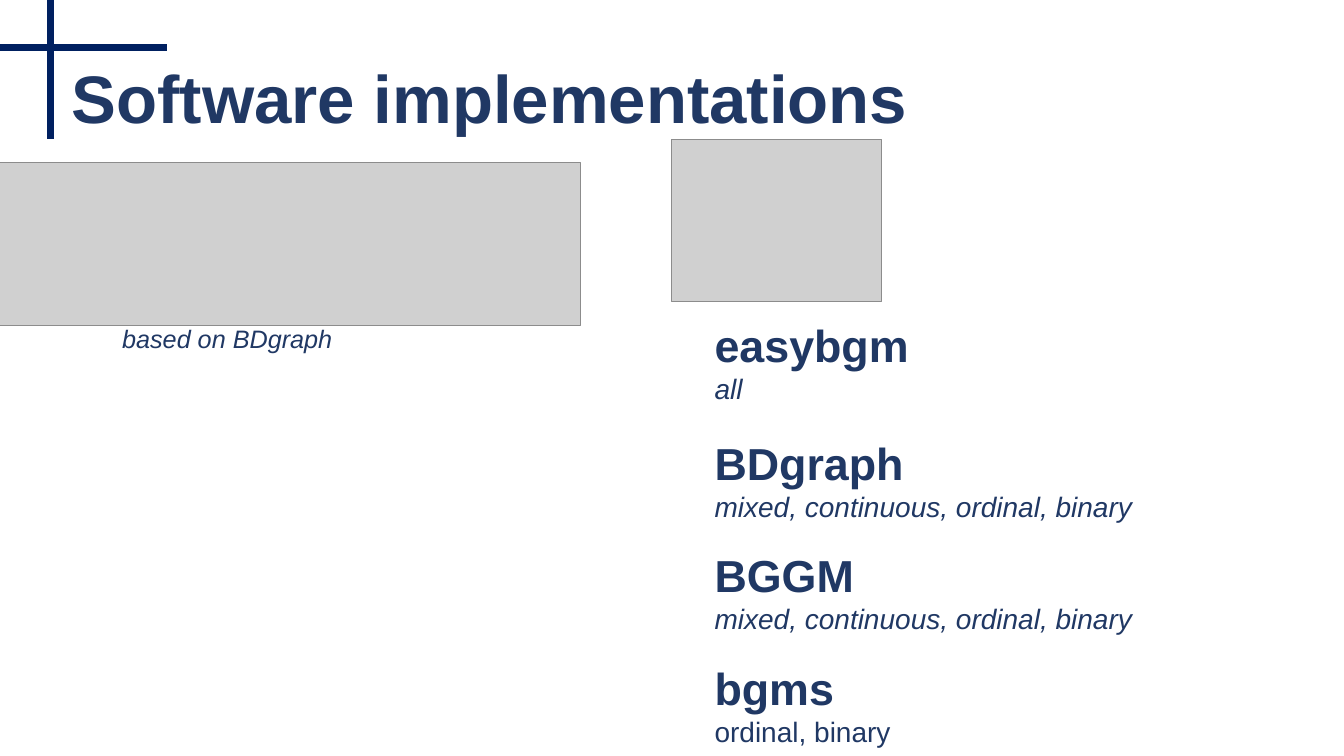
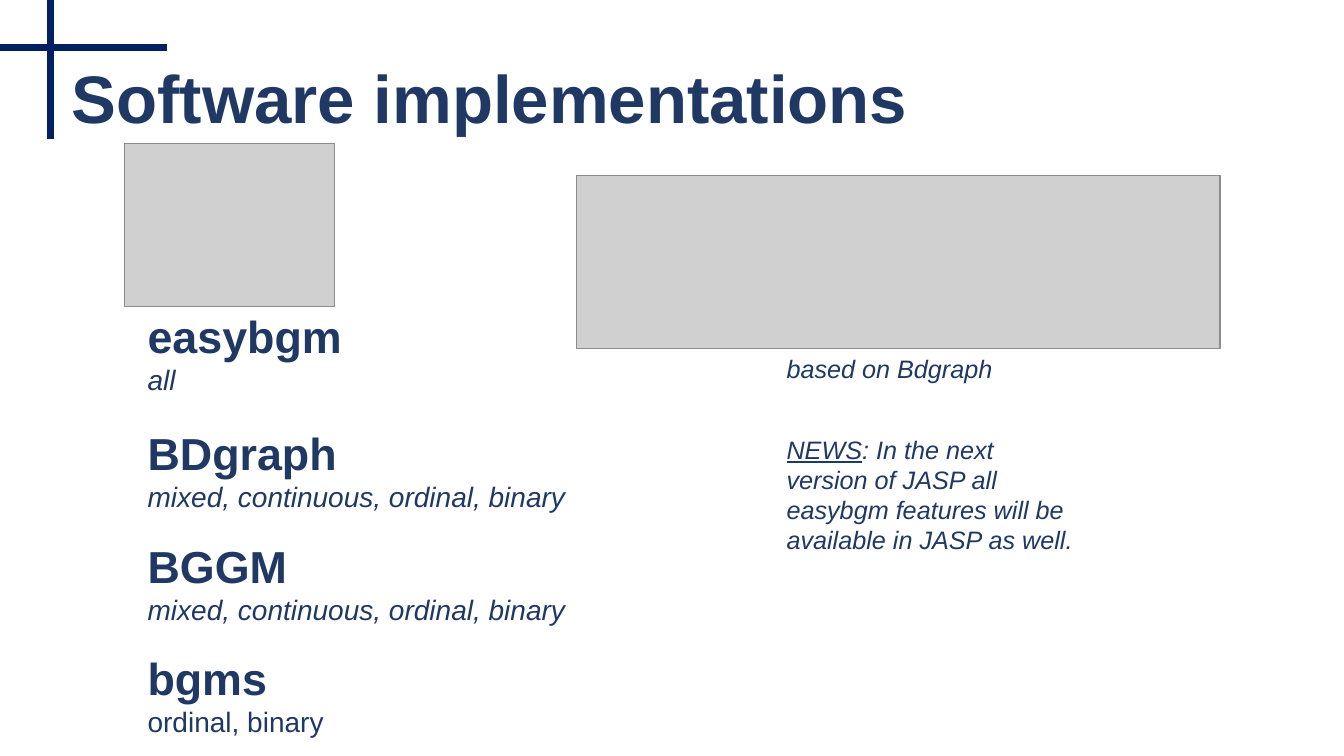
Before and after one commit to Bayesian-Graphical-Modelling-Lab/BGM_Workshops, a slide deck: slide 15 of 2_Tutorial/Part III - Tutorial.pptx (slide 14 before the commit). Drawn at 1344x756 pixels with LibreOffice and Linux fonts; fonts in the diff are those of the drawing; grey boxes stand for pictures. Boxes give left, top, right and bottom in pixels: in the first picture for what was removed or moved away, otherwise in the second. Text is boxed around its words. In the diff, an @@ line names an element or a change of style, - is before the commit and + after.

```diff
--- a/2_Tutorial/Part III - Tutorial.pptx
+++ b/2_Tutorial/Part III - Tutorial.pptx
@@ picture: place and size @@
-picture at [673,139,882,301]
+picture at [125,144,335,307]
@@ picture removed at [0,163,581,326] @@
@@ picture added at [577,175,1221,349] @@
@@ text "easybgm": place and size @@
-text "easybgm" at [715,329,1132,747]
+text "easybgm" at [148,320,565,738]
@@ text at [787,359,1072,550]: text changed @@
-based on BDgraph
+based on Bdgraph
+NEWS: In the next version of JASP all easybgm features will be available in JASP as well.
```
Also in this commit, not shown: 9 other slides changed, 6 slides added, 1 slide removed, 23 other files.
